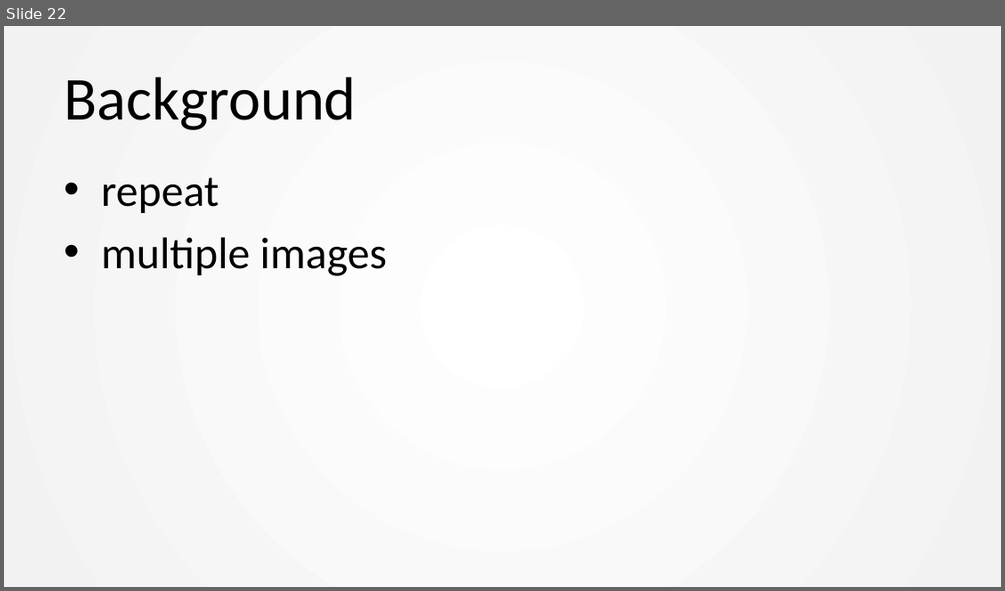
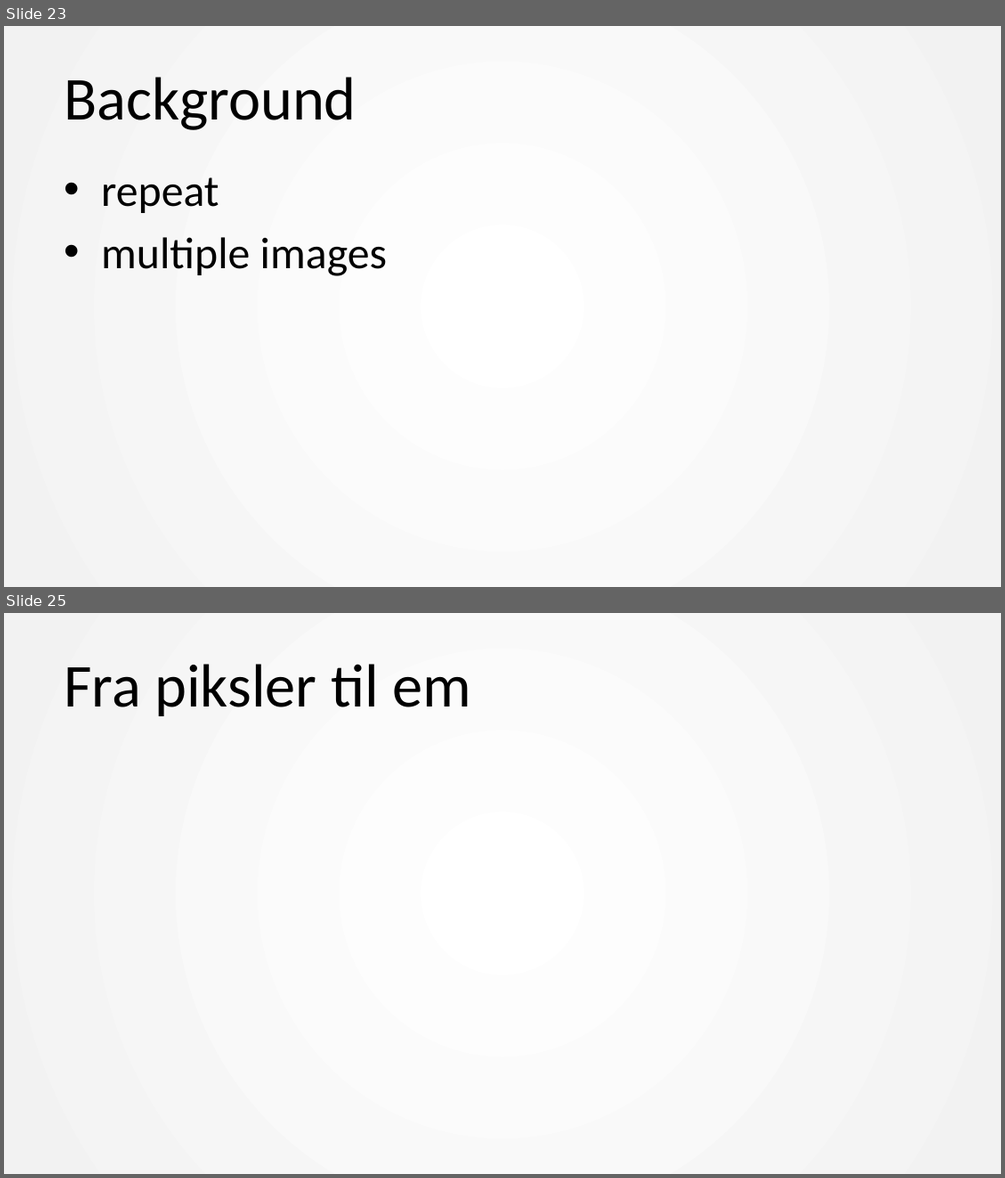
Before and after one commit to mesan/css-kurs, a slide deck: Foiler/1. CSS basic.pptx. Shown one above the other, each under a label of ours: slide 22 before the commit, slides 23 and 25 after it; the slides between them are not shown. The pictures are 1005x591 and 1005x1178 pixels, drawn with LibreOffice and Linux fonts; fonts in the diff are those of the drawing. Boxes give left, top, right and bottom in pixels: in the first picture for what was removed or moved away, otherwise in the second. Text is boxed around its words. In the diff, an @@ line names an element or a change of style, - is before the commit and + after.

```diff
--- a/Foiler/1. CSS basic.pptx
+++ b/Foiler/1. CSS basic.pptx
@@ slide 25 added at <box>4,613,1001,1174</box>, background #FFFFFF; not listed: 1 template element that a slide beside it also shows @@
@@ title added at <box>64,664,471,716</box>, 44 pt, text #000000 @@
+Fra piksler til em
@@ what was slide 22 is now slide 23 @@
```
Also in this commit, not shown: 2 other slides added, 3 other files.
